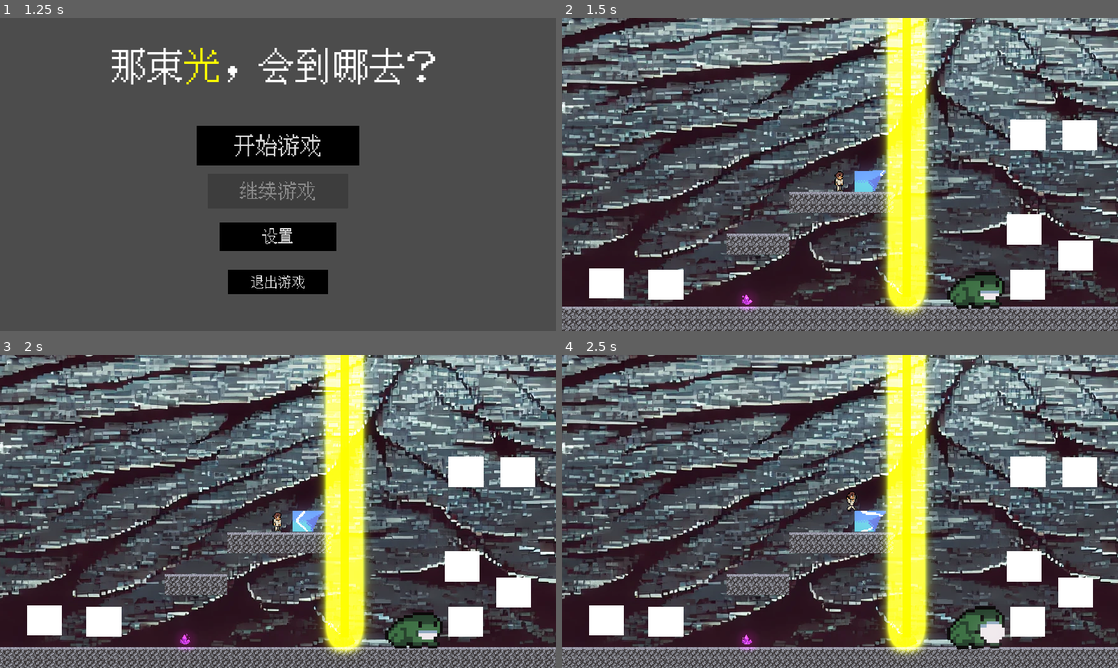
Above: before the commit, frames 1-4 (two rows, left to right).
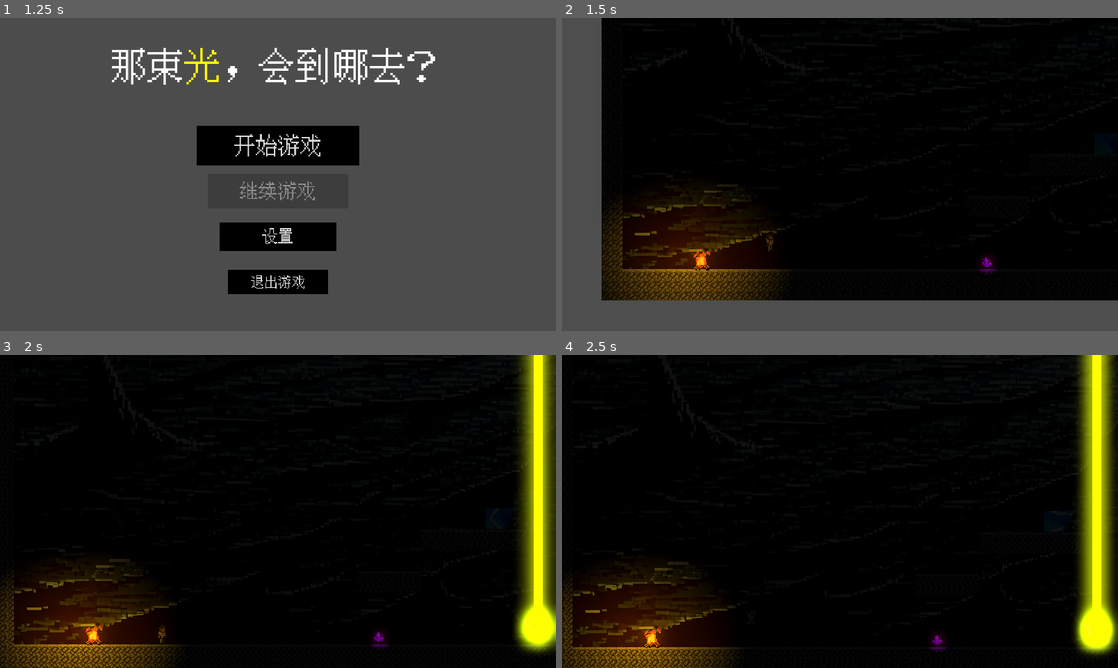
Above: after the commit, the same moments.

Repository: jingxin-anze/light-jump
Game: Godot game, scene res://Scenes/Ui/start_ui.tscn
Same seed, same stepped clock (60 frames per second), same inputs: the game is played once before the commit and once after it. Sound files missing from this copy of the repository are replaced by a short silence.
Inputs (mouse positions are in pixels of both pictures, inside the frame that each line leads up to):
- Up to frame 1 (1.25 s): click "开始游戏" at 0.5 s
- Up to frame 2 (1.5 s): click "开始游戏" at 1.25 s
- Up to frame 3 (2 s): no input
- Up to frame 4 (2.5 s): move the mouse to (962, 495) at 2.02 s; hold D (move_right) from 2.03 s (still down); tap J (attack) at 2.1 s; click (962, 495) at 2.17 s; tap K (jump) at 2.27 s

Frame 1 is identical in both runs. In frame 2, 96% of the frame differs, in the area x 0-100%, y 0-100%; in frame 3, 99%; in frame 4, 99%.

Commit message:
修了点bug

Diff:
--- a/Scenes/Level1/level_1.tscn
+++ b/Scenes/Level1/level_1.tscn
@@ -356,7 +356,7 @@
 
 [node name="Player" parent="." instance=ExtResource("2_bnyn2")]
 visibility_layer = 2
-position = Vector2(1101, 714)
+position = Vector2(390, 920)
 scale = Vector2(2, 2)
 SPEED = 170.0
 jump_height = 120.0
@@ -468,7 +468,6 @@
 collision_layer = 512
 
 [node name="CanvasModulate" type="CanvasModulate" parent="."]
-visible = false
 position = Vector2(0, -1)
 color = Color(0.08, 0.08, 0.08, 1)
 
--- a/Scenes/OvalMirror/oval_mirror.tscn
+++ b/Scenes/OvalMirror/oval_mirror.tscn
@@ -1,6 +1,6 @@
 [gd_scene load_steps=14 format=3 uid="uid://br5lctyc284mr"]
 
-[ext_resource type="Texture2D" uid="uid://c2t5jcc1330k1" path="res://Scenes/mirror2/Resouces/mrror2-Sheet.png" id="1_r47kh"]
+[ext_resource type="Texture2D" uid="uid://c2t5jcc1330k1" path="res://Scenes/Mirror2/Resouces/mrror2-Sheet.png" id="1_r47kh"]
 [ext_resource type="Script" path="res://Scenes/Level2/oval_mirror.gd" id="2_yc76e"]
 
 [sub_resource type="AtlasTexture" id="AtlasTexture_dxjno"]
@@ -64,14 +64,15 @@
 radius = 6.36389
 height = 45.2549
 
-[sub_resource type="Gradient" id="Gradient_igh8r"]
+[sub_resource type="Gradient" id="Gradient_74pry"]
+offsets = PackedFloat32Array(0, 0.785714)
 colors = PackedColorArray(1, 1, 1, 1, 0, 0, 0, 1)
 
-[sub_resource type="GradientTexture2D" id="GradientTexture2D_1ein5"]
-gradient = SubResource("Gradient_igh8r")
+[sub_resource type="GradientTexture2D" id="GradientTexture2D_kedkj"]
+gradient = SubResource("Gradient_74pry")
 fill = 1
-fill_from = Vector2(0.490826, 0.5)
-fill_to = Vector2(0.830275, 0.165138)
+fill_from = Vector2(0.472477, 0.490826)
+fill_to = Vector2(0.825688, 0.137615)
 
 [node name="OvalMirror" type="AnimatedSprite2D" groups=["oval_mirror", "wheel"]]
 position = Vector2(1557, 46)
@@ -89,5 +90,7 @@
 debug_color = Color(0.842512, 0.32475, 0.521629, 0.42)
 
 [node name="PointLight2D" type="PointLight2D" parent="."]
-color = Color(0.04, 1, 0.888, 1)
-texture = SubResource("GradientTexture2D_1ein5")
+scale = Vector2(1.3, 1.3)
+color = Color(0.53459, 0.653633, 0.628639, 1)
+energy = 1.5
+texture = SubResource("GradientTexture2D_kedkj")
--- a/Scenes/Player/player.tscn
+++ b/Scenes/Player/player.tscn
@@ -357,6 +357,7 @@
 one_shot = true
 
 [node name="CanvasLayer" type="CanvasLayer" parent="."]
+visible = false
 
 [node name="MoveLeft" type="TouchScreenButton" parent="CanvasLayer"]
 position = Vector2(93, 864)
--- a/Scenes/Ui/start_ui.gd
+++ b/Scenes/Ui/start_ui.gd
@@ -12,10 +12,11 @@
 	ResourceSaver.save(data,"user://game_data.tres")
 
 func _on_start_pressed() -> void:
-	if not data.is_new_start:
+	if not data.is_new_start :
 		get_tree().change_scene_to_file("res://Scenes/Level1/level_1.tscn")
 	else:
 		%Cover.visible=true
+
 
 func _on_contine_pressed() -> void:
 	var path:String
--- a/Scenes/mirror/mirror.tscn
+++ b/Scenes/mirror/mirror.tscn
@@ -1,6 +1,6 @@
 [gd_scene load_steps=13 format=3 uid="uid://df47f4mv64qih"]
 
-[ext_resource type="Texture2D" uid="uid://dm4hrk3i78y5i" path="res://Scenes/mirror/mirror-Sheet.png" id="1_ejote"]
+[ext_resource type="Texture2D" uid="uid://dm4hrk3i78y5i" path="res://Scenes/Mirror/mirror-Sheet.png" id="1_ejote"]
 [ext_resource type="Script" path="res://Scenes/mirror/Script/mirror.gd" id="1_wqxqr"]
 
 [sub_resource type="AtlasTexture" id="AtlasTexture_n6fhh"]
Not shown: 1 places in Scenes/Level1/level_1.tscn that only renumber resources
Not shown, changed: export_presets.cfg
